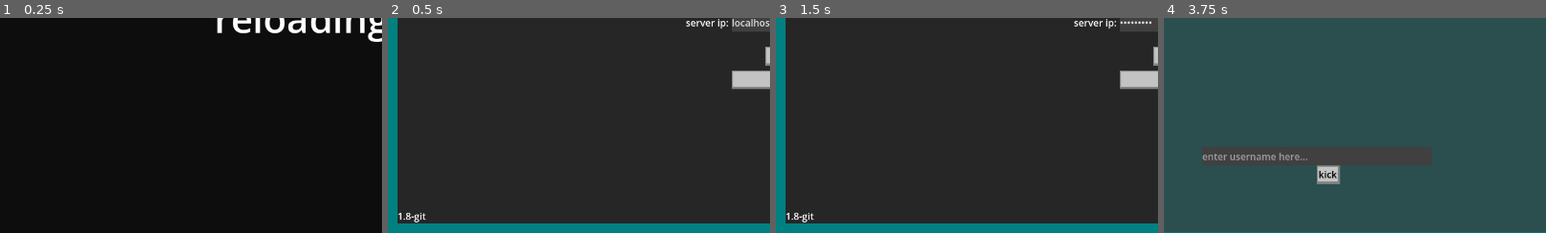
Above: before the commit, frames 1-4 (left to right).
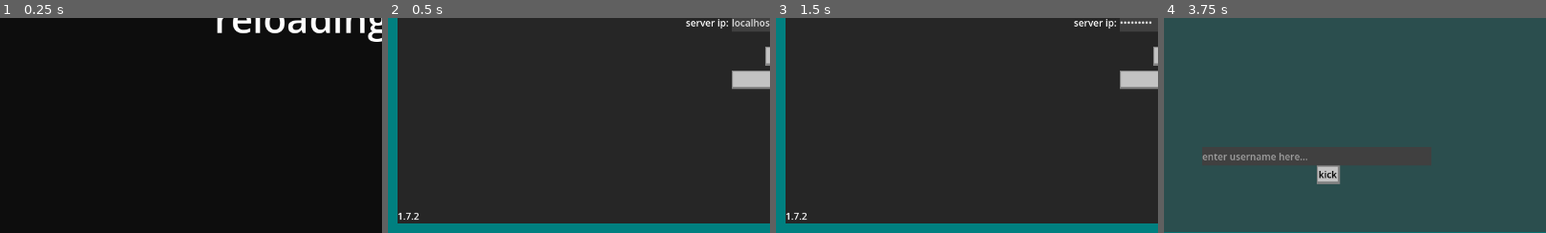
Above: after the commit, the same moments.

Repository: CyanActSus420/pisscord
Game: Godot game, scene res://main.tscn
Two runs of this game, one before a commit and one after it. Both use one fixed random seed, a clock stepped at 60 frames per second and the inputs below.
Inputs (mouse positions are % of the whole screen's width and height, from its top left):
- Up to frame 1 (0.25 s): no input
- Up to frame 2 (0.5 s): no input
- Up to frame 3 (1.5 s): click (60, 46) at 0.52 s; type "12" at 0.6 s; click "censor IP" at 1.25 s
- Up to frame 4 (3.75 s): click "censor IP" at 2 s; click "censor IP" at 2.75 s; click "host dedicated server" at 3.5 s
The pictures show only the part of the screen within x 0-50%, y 50-100%; the shares and areas given below are measured in that part.

Frame 1 is identical in both runs. In frame 2, 0.1% of the frame differs, in the area x 4-10%, y 90-96%; in frame 3, 0.1%; in frame 4, nothing differs.

Commit message:
changed version to 1.7.2

Diff:
--- a/main.tscn
+++ b/main.tscn
@@ -8,7 +8,6 @@
 script = ExtResource("1_ayb3k")
 
 [node name="host-join" type="Node2D" parent="." unique_id=389724809]
-visible = false
 
 [node name="Panel" type="Panel" parent="host-join" unique_id=1970354916]
 offset_left = 16.0
@@ -122,7 +121,7 @@
 offset_right = 64.0
 offset_bottom = 703.0
 theme = ExtResource("2_vfopn")
-text = "1.7"
+text = "1.7.2"
 
 [node name="fav_server_list" parent="host-join" unique_id=2142232814 instance=ExtResource("2_kt02t")]
 position = Vector2(16, 16)
--- a/project.godot
+++ b/project.godot
@@ -15,7 +15,7 @@
 [application]
 
 config/name="pisscord"
-config/version="1.8-git"
+config/version="1.7.2"
 run/main_scene="res://main.tscn"
 config/use_custom_user_dir=true
 config/custom_user_dir_name="pisscord"
